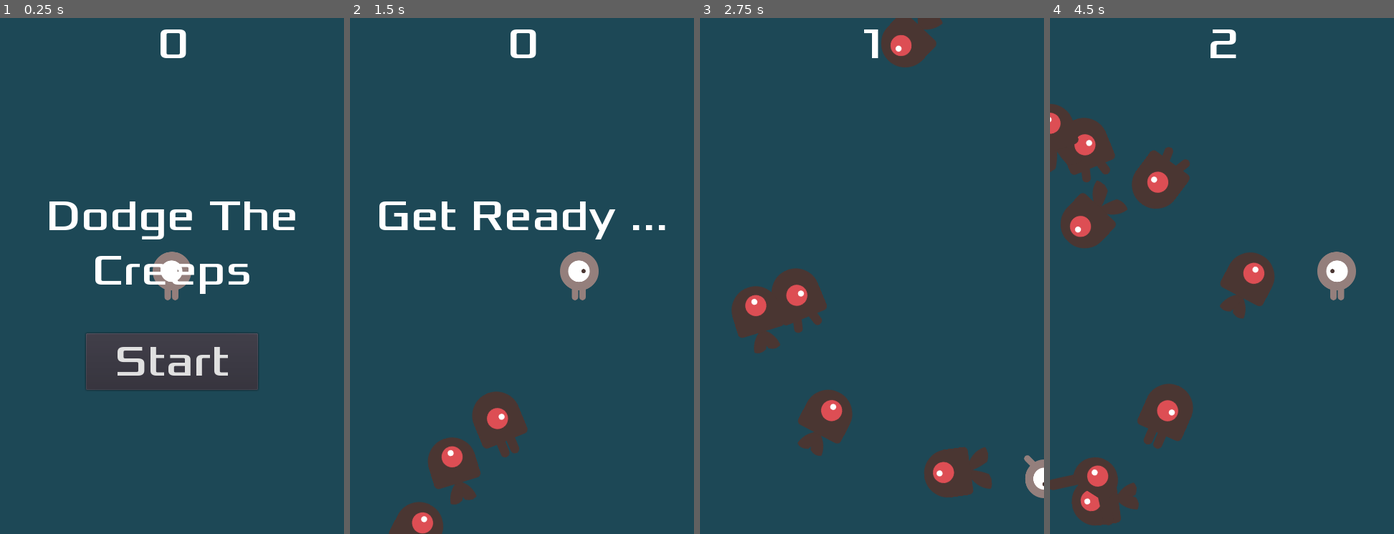
Above: before the commit, frames 1-4 (left to right).
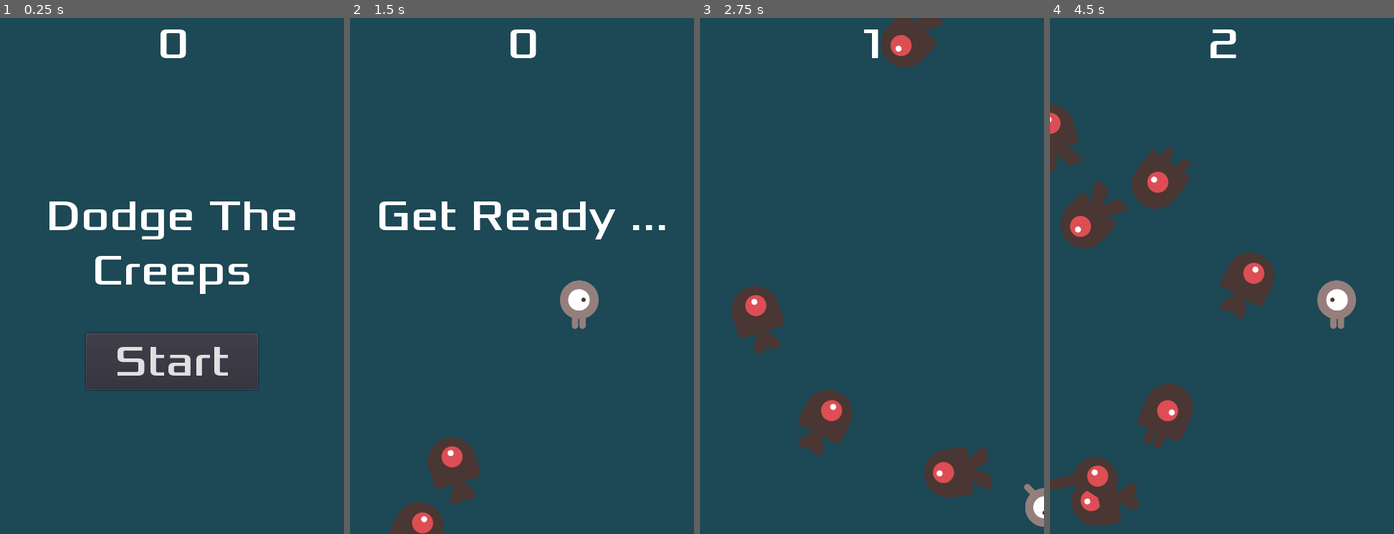
Above: after the commit, the same moments.

Repository: AbhinavRobinson/Godot-Tut-1
Game: Godot game, scene res://Main.tscn
The game is run twice, just before and just after one commit, with the same random seed, the same clock (stepped at 60 frames per second) and the same inputs.
Inputs:
- Up to frame 1 (0.25 s): no input
- Up to frame 2 (1.5 s): click "Start" at 0.5 s; hold D (move_right) from 1.28 s (still down)
- Up to frame 3 (2.75 s): release D (move_right) at 2.03 s; hold S (move_down) from 2.03 s (still down)
- Up to frame 4 (4.5 s): release S (move_down) at 2.78 s; hold D (move_right) 2.78-3.53 s; hold W (move_up) 3.53-4.28 s; hold A (move_left) from 4.28 s (still down)

The runs differ from the first frame. In frame 1, 0.6% of the frame differs, in the area x 44-56%, y 45-55%; in frame 2, 2.6%, in the area x 35-73%, y 45-86%; in frame 3, 1.9%; in frame 4, 2.3%.

Commit message:
(feat): game loop

Diff:
--- a/2d-dodge-the-creeps/HUD.gd
+++ b/2d-dodge-the-creeps/HUD.gd
@@ -23,6 +23,5 @@
 	$MessageLabel.hide()
 	emit_signal("start_game")
 
-
 func _on_MessageTimer_timeout():
 	$MessageLabel.hide()
--- a/2d-dodge-the-creeps/Main.gd
+++ b/2d-dodge-the-creeps/Main.gd
@@ -11,6 +11,9 @@
 func new_game():
 	score = 0
 	$HUD.update_score(score)
+
+	get_tree().call_group("mobs", "queue_free")
+	$Player.start($StartPosition.position)
 
 	$StartTimer.start()
 
--- a/2d-dodge-the-creeps/Main.tscn
+++ b/2d-dodge-the-creeps/Main.tscn
@@ -32,7 +32,7 @@
 autostart = true
 
 [node name="Player" parent="." instance=ExtResource( 3 )]
-position = Vector2( 240, 360 )
+position = Vector2( -80, 80 )
 
 [node name="HUD" parent="." instance=ExtResource( 4 )]
 
@@ -41,6 +41,9 @@
 [node name="StartTimer" type="Timer" parent="."]
 one_shot = true
 
+[node name="StartPosition" type="Position2D" parent="."]
+position = Vector2( 240, 400 )
+
 [connection signal="timeout" from="MobTimer" to="." method="_on_MobTimer_timeout"]
 [connection signal="hit" from="Player" to="." method="game_over"]
 [connection signal="start_game" from="HUD" to="." method="new_game"]
--- a/2d-dodge-the-creeps/Player.gd
+++ b/2d-dodge-the-creeps/Player.gd
@@ -12,6 +12,7 @@
 func _ready():
 	# get screen size
 	screen_size = get_viewport_rect().size
+	hide()
 
 func _process(delta):
 	# default to no motion
